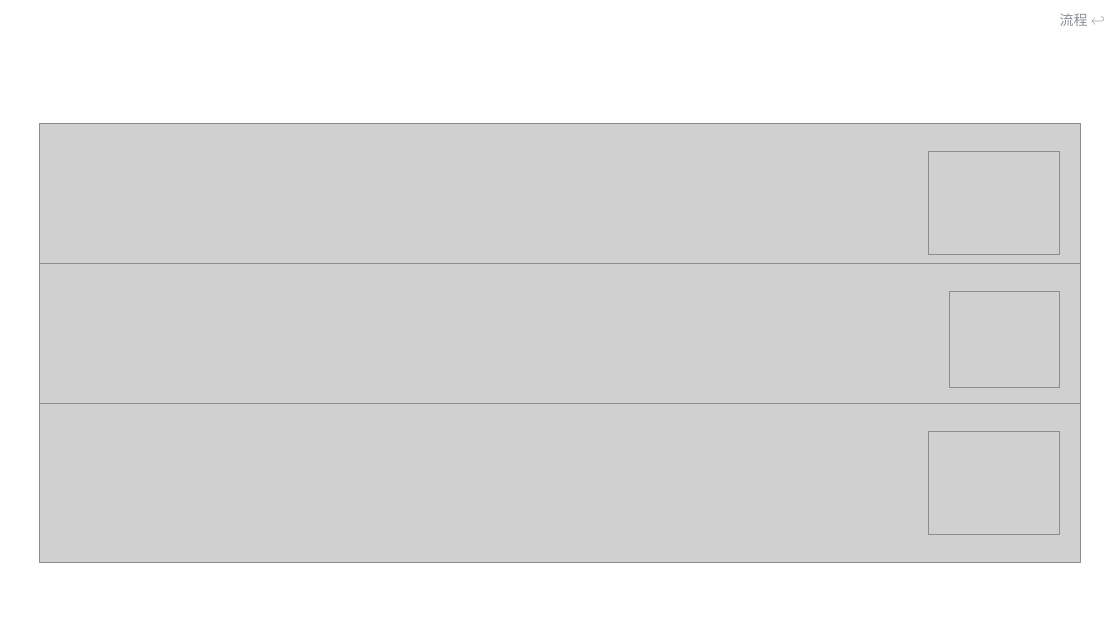
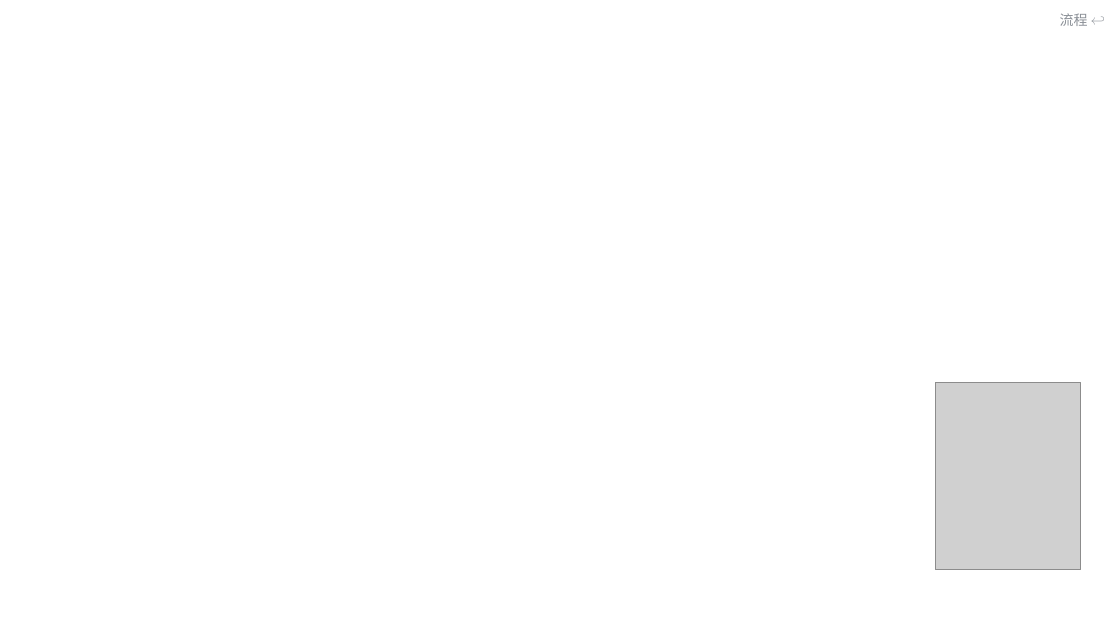
Before and after one commit to classtools1020/classtools1020.github.io, a slide deck: slide 10 of temp/files/T4-temp.pptx. Drawn at 1120x630 pixels with LibreOffice and Linux fonts; fonts in the diff are those of the drawing; grey boxes stand for pictures; background and template pictures are left out. Boxes give left, top, right and bottom in pixels: in the first picture for what was removed or moved away, otherwise in the second. Text is boxed around its words. In the diff, an @@ line names an element or a change of style, - is before the commit and + after.

```diff
--- a/temp/files/T4-temp.pptx
+++ b/temp/files/T4-temp.pptx
@@ picture removed at [39, 124, 1081, 283] @@
@@ picture removed at [928, 151, 1060, 255] @@
@@ picture removed at [39, 263, 1081, 423] @@
@@ picture removed at [949, 292, 1060, 388] @@
@@ picture added at [935, 382, 1081, 570] @@
@@ picture removed at [39, 403, 1081, 563] @@
@@ picture removed at [928, 431, 1060, 534] @@
```
Also in this commit, not shown: 6 other slides changed, 1 slide added, 25 other files.
